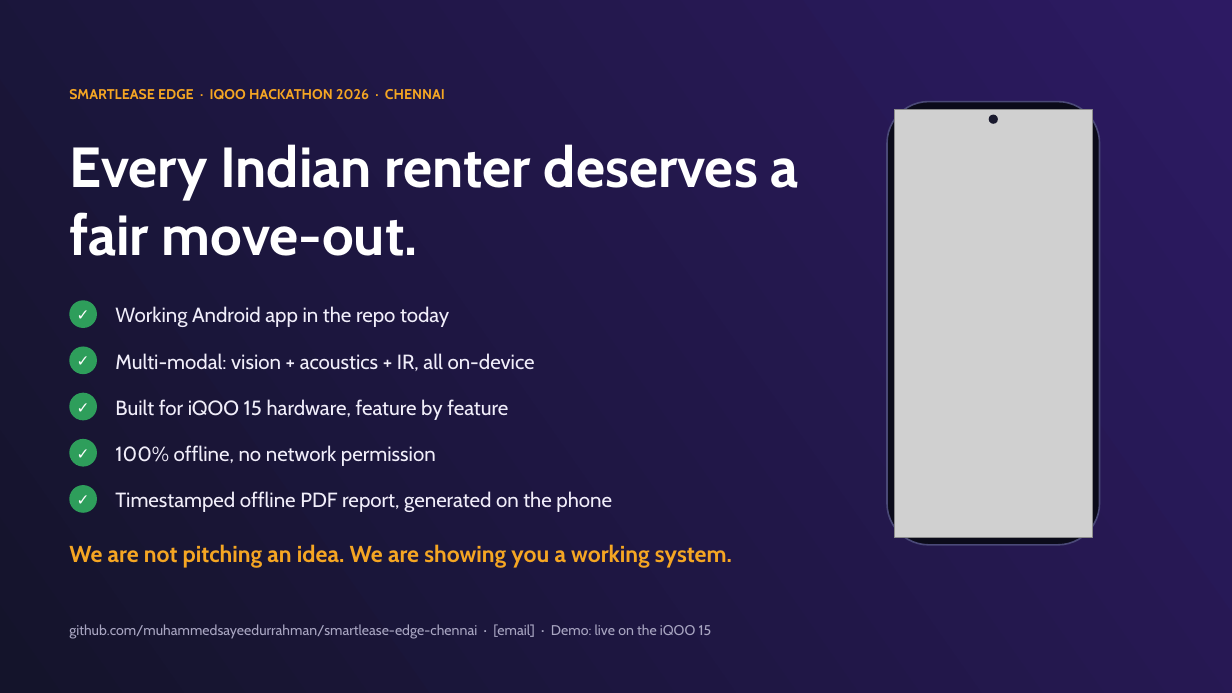
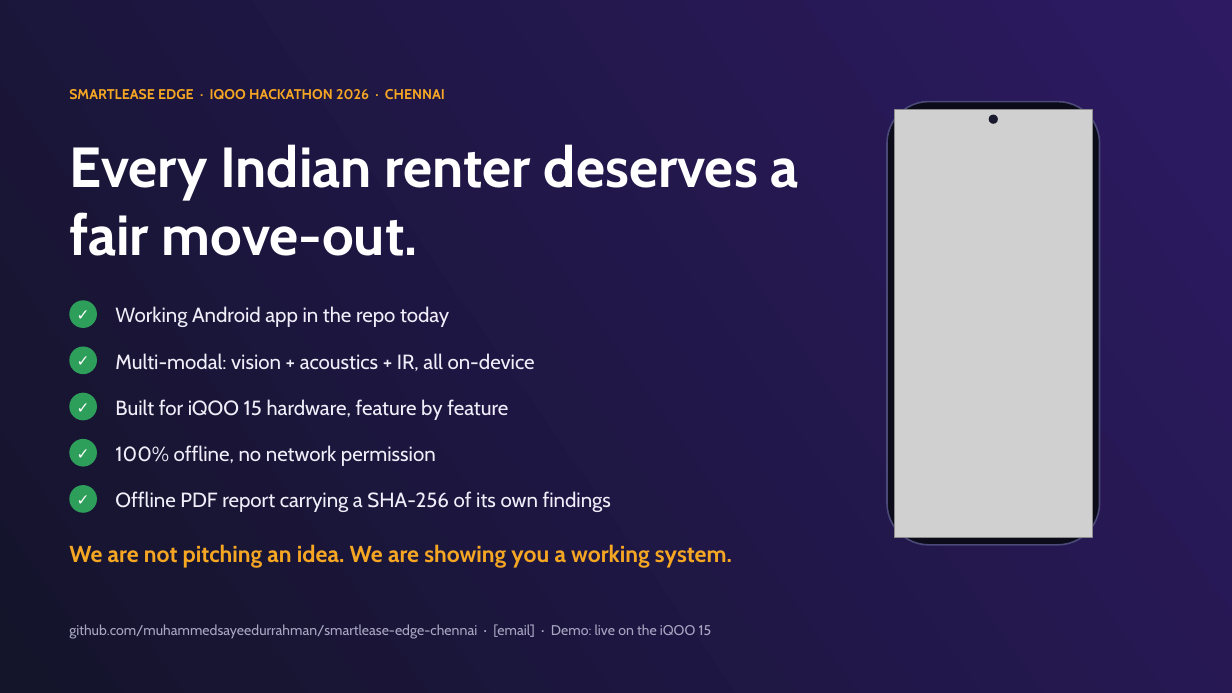
Before and after one commit to hameed0342j/smartlease-edge-chennai-H, a slide deck: slide 15 of docs/pitch/SmartLease-Edge-iQOO-Hackathon-2026.pptx. Drawn at 1232x693 pixels with LibreOffice and Linux fonts; fonts in the diff are those of the drawing; grey boxes stand for pictures. Boxes give left, top, right and bottom in pixels: in the first picture for what was removed or moved away, otherwise in the second. Text is boxed around its words. In the diff, an @@ line names an element or a change of style, - is before the commit and + after.

```diff
--- a/docs/pitch/SmartLease-Edge-iQOO-Hackathon-2026.pptx
+++ b/docs/pitch/SmartLease-Edge-iQOO-Hackathon-2026.pptx
@@ text at bbox=[115, 491, 611, 512]: text changed @@
-Timestamped offline PDF report, generated on the phone
+Offline PDF report carrying a SHA-256 of its own findings
```
Also in this commit, not shown: 6 other slides changed.
